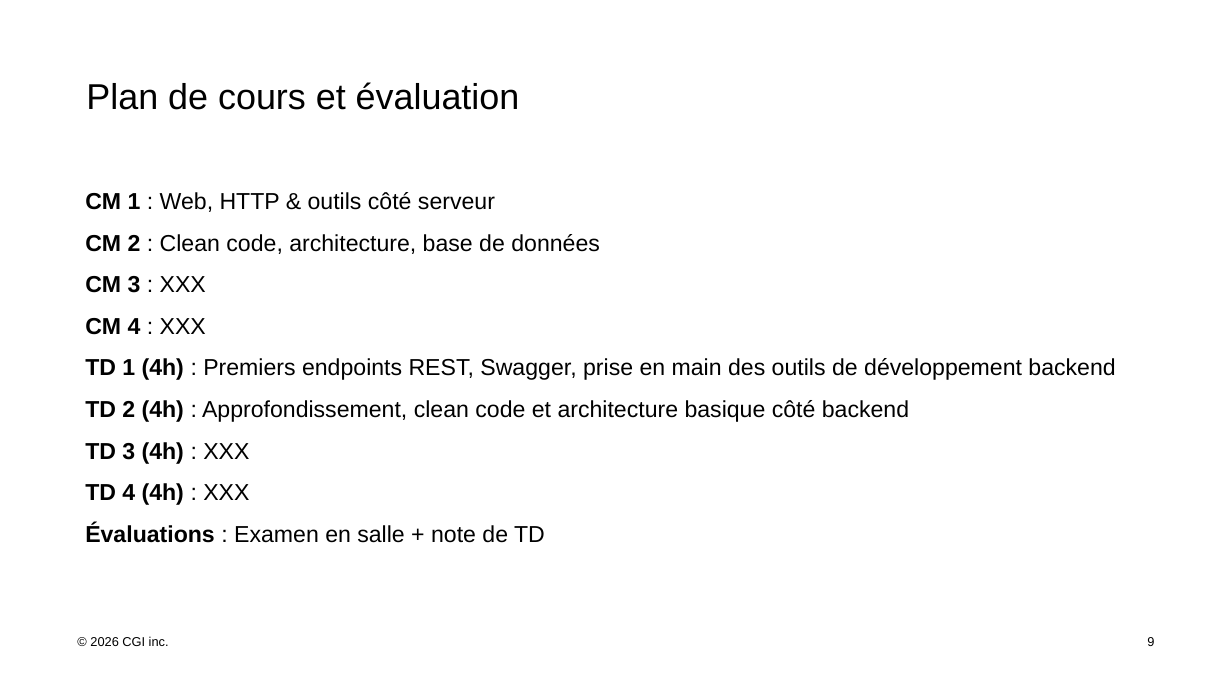
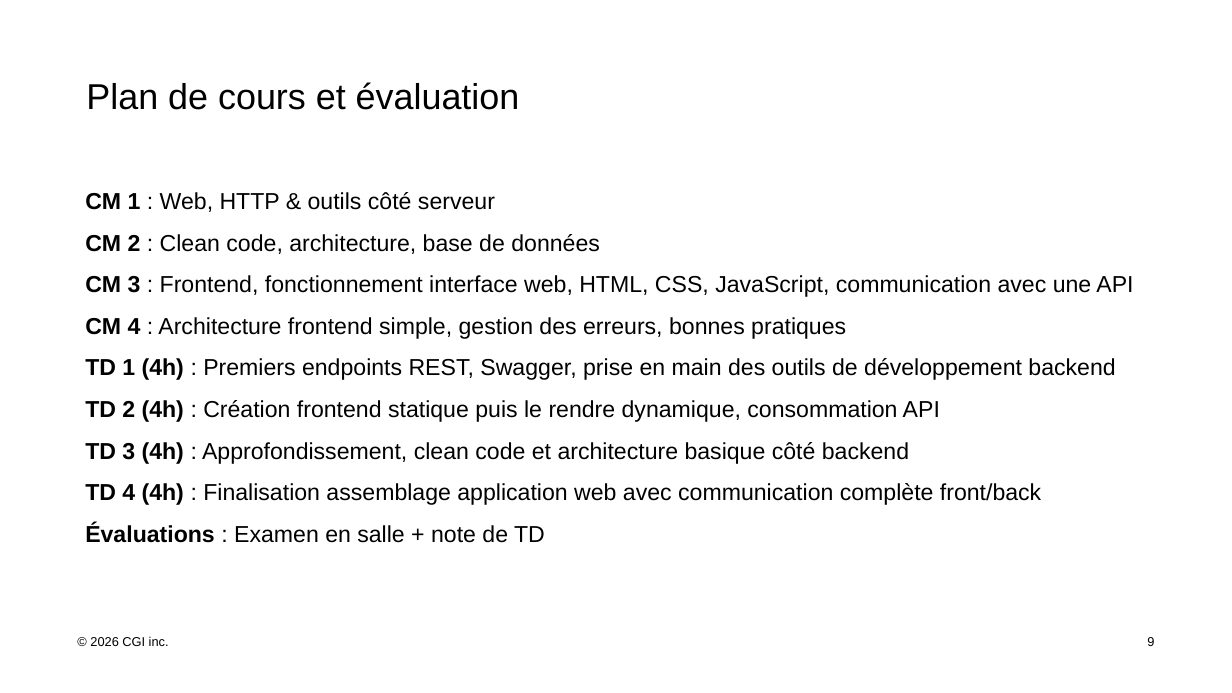
Before and after one commit to boubacarb1003-hue/Polytech-Nancy-TD-backend-students, a slide deck: slide 9 of cours/FY26 CM1 Initiation au développement WEB 1.1.1.pptx. Drawn at 1232x693 pixels with LibreOffice and Linux fonts; fonts in the diff are those of the drawing. Boxes give left, top, right and bottom in pixels: in the first picture for what was removed or moved away, otherwise in the second. Text is boxed around its words. In the diff, an @@ line names an element or a change of style, - is before the commit and + after.

Commit message:
Update slides

```diff
--- a/cours/FY26 CM1 Initiation au développement WEB 1.1.1.pptx
+++ b/cours/FY26 CM1 Initiation au développement WEB 1.1.1.pptx
@@ text at [85,275,1133,339]: text changed @@
-CM 3 : XXX
-CM 4 : XXX
+CM 3 : Frontend, fonctionnement interface web, HTML, CSS, JavaScript, communication avec une API
+CM 4 : Architecture frontend simple, gestion des erreurs, bonnes pratiques
@@ text at [85,400,1041,505]: text changed @@
-TD 2 (4h) : Approfondissement, clean code et architecture basique côté backend
-TD 3 (4h) : XXX
-TD 4 (4h) : XXX
+TD 2 (4h) : Création frontend statique puis le rendre dynamique, consommation API
+TD 3 (4h) : Approfondissement, clean code et architecture basique côté backend
+TD 4 (4h) : Finalisation assemblage application web avec communication complète front/back
```
